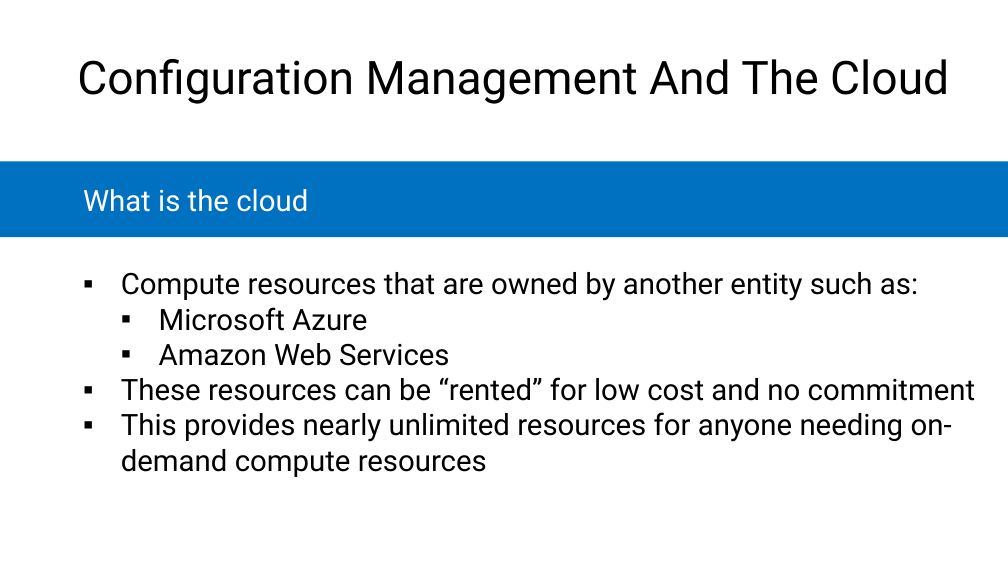
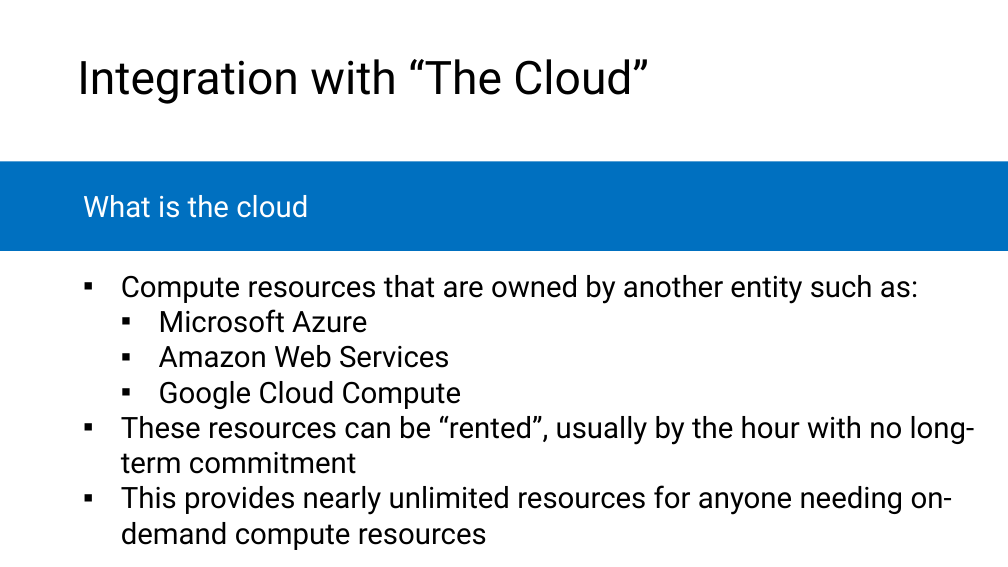
Before and after one commit to microsoft/AcademicContent, a slide deck: slide 25 of Complimentary Course Content/Module7/Lessons/Module7_Lesson2 Configuration Management.pptx (slide 26 before the commit). Drawn at 1008x567 pixels with LibreOffice and Linux fonts; fonts in the diff are those of the drawing. Boxes give left, top, right and bottom in pixels: in the first picture for what was removed or moved away, otherwise in the second. Text is boxed around its words. In the diff, an @@ line names an element or a change of style, - is before the commit and + after.

```diff
--- a/Complimentary Course Content/Module7/Lessons/Module7_Lesson2 Configuration Management.pptx
+++ b/Complimentary Course Content/Module7/Lessons/Module7_Lesson2 Configuration Management.pptx
@@ text at <box>77,59,649,104</box>: text changed @@
-Configuration Management And The Cloud
+Integration with “The Cloud”
@@ rectangle "What is the cloud": place and size @@
-rectangle "What is the cloud" at <box>0,161,1008,237</box>
+rectangle "What is the cloud" at <box>0,161,1008,251</box>
@@ text at <box>121,381,975,474</box>: text changed @@
-    ▪ These resources can be “rented” for low cost and no commitment
+      ▪ Google Cloud Compute
+    ▪ These resources can be “rented”, usually by the hour with no long-term commitment
```
Also in this commit, not shown: 5 other slides changed, 1 slide removed, 2 other files.
